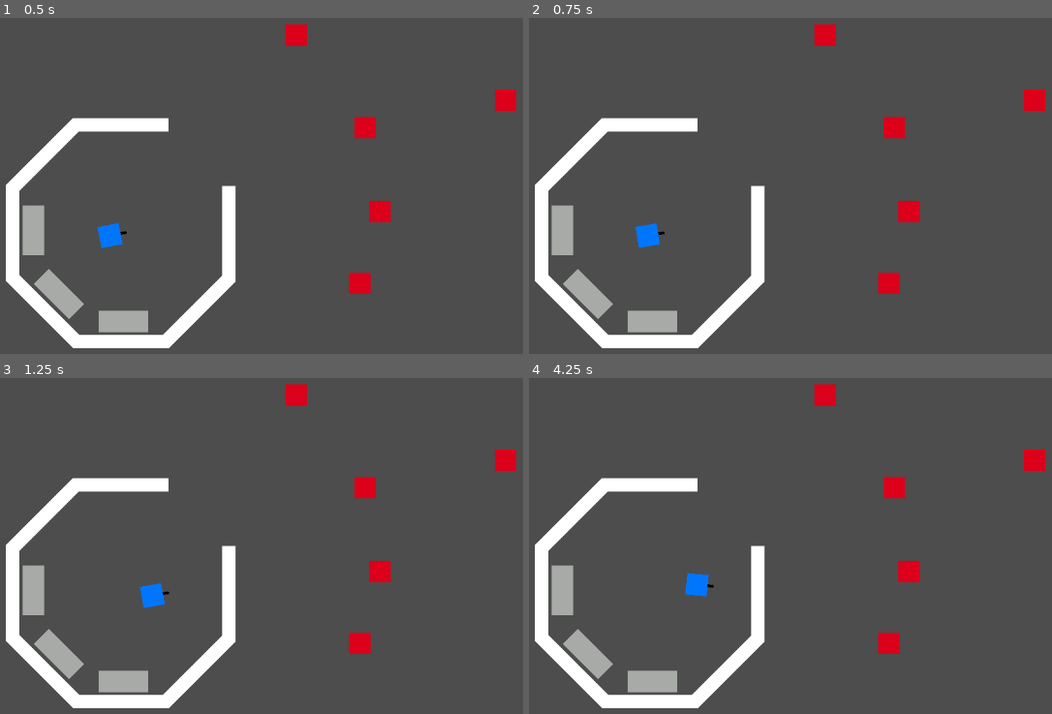
Above: before the commit, frames 1-4 (two rows, left to right).
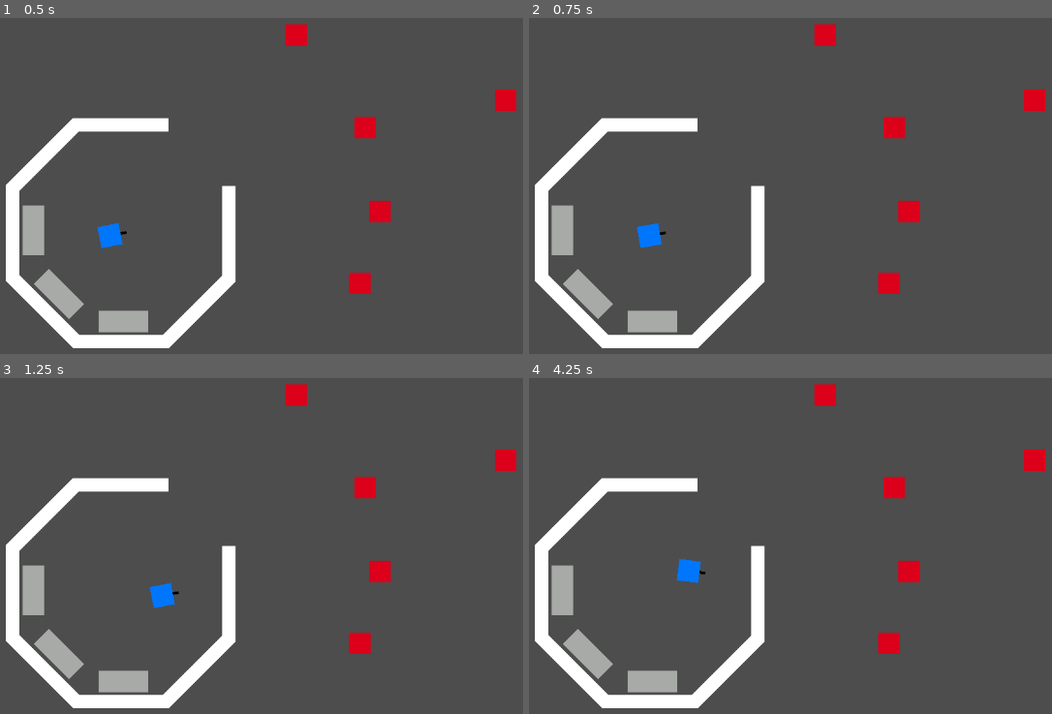
Above: after the commit, the same moments.

Repository: rledford/drone-commander-2025
Game: Godot game, scene res://main.tscn
Two runs of this game, one before a commit and one after it. Both use one fixed random seed, a clock stepped at 60 frames per second and the inputs below.
Inputs (mouse positions are in pixels of both pictures, inside the frame that each line leads up to):
- Up to frame 1 (0.5 s): no input
- Up to frame 2 (0.75 s): tap Enter at 0.5 s; move the mouse to (1015, 172) at 0.52 s; hold D (move_right) from 0.53 s (still down); tap E (interact) at 0.6 s
- Up to frame 3 (1.25 s): keep holding D (move_right)
- Up to frame 4 (4.25 s): move the mouse to (691, 576) at 1.27 s; release D (move_right) at 1.28 s; hold S (move_down) 1.28-2.03 s; click (691, 576) at 1.35 s; move the mouse to (921, 458) at 2.02 s; hold D (move_right) 2.03-2.78 s; tap E (interact) at 2.1, 3.6 s; move the mouse to (806, 640) at 2.77 s; hold W (move_up) 2.78-3.53 s; click (806, 640) at 2.85 s; move the mouse to (outside the picture) at 3.52 s; hold A (move_left) from 3.53 s (still down)

Frame 1 is identical in both runs. In frame 2, less than 0.1% of the frame differs, in the area x 20-27%, y 61-69%; in frame 3, 0.3%; in frame 4, 0.5%, in the area x 28-36%, y 53-66%.

Commit message:
feat: Add composition components
- Add velocity, movement, proximity and patrol components
- Use new components for gather drone and player

Diff:
--- a/actors/drone/gather_drone/gather_drone.gd
+++ b/actors/drone/gather_drone/gather_drone.gd
@@ -1,90 +1,89 @@
 extends Drone
 
+const IDLE_STATE = &"idle"
+const PATROL_STATE = &"patrol"
+const GATHER_STATE = &"gather"
+const DROPOFF_STATE = &"dropoff"
+
 @export var scrap_state: ScrapState
+@export var max_scrap: int = 3
+
 @onready var dropzone: Area2D = $Dropzone
-
-@export var max_scrap: int = 3
+@onready var velocity_component: VelocityComponent = $VelocityComponent
+@onready var movement_component: MovementComponent = $MovementComponent
+@onready var patrol_component: PatrolComponent = $PatrolComponent
+@onready var proximity_component: ProximityComponent = $ProximityComponent
 
 var total_scrap: int = 0
 var pickup_target: Node
 var dropoff_target: Node
-
+var state_machine: CallableStateMachine
 
 
 func _ready() -> void:
 	EventBus.scrap_pickup_requested.connect(_on_scrap_pickup_requested)
 	dropzone.body_entered.connect(_on_dropzone_body_entered)
 
+	state_machine = CallableStateMachine.new()
+	state_machine.add_state(IDLE_STATE, Callable(), _update_idle, Callable())
+	state_machine.add_state(PATROL_STATE, _on_enter_patrol, _update_patrol, Callable())
+	state_machine.add_state(GATHER_STATE, Callable(), _update_gather, Callable())
+	state_machine.add_state(DROPOFF_STATE, _on_enter_dropoff, _update_dropoff, Callable())
+	state_machine.change_state(IDLE_STATE)
+
 
 func _physics_process(delta: float) -> void:
-	match state:
-		State.IDLE:
-			_update_idle(delta)
-		State.PATROL:
-			_update_patrol(delta)
-		State.GATHER:
-			_update_gather(delta)
-		State.DROPOFF:
-			_update_dropoff(delta)
+	state_machine.update(delta)
+	velocity_component.move(self)
 
-	move_and_slide()
 
-func set_state(new_state: State) -> void:
-	super.set_state(new_state)
+func _on_enter_dropoff() -> void:
+	dropoff_target = proximity_component.acquire_closest_target(PLAYER, INF)
 
-	if new_state == State.DROPOFF:
-		dropoff_target = acquire_target_in_range(PLAYER)
-	elif new_state == State.PATROL:
-		plan_patrol_destination()
+
+func _on_enter_patrol() -> void:
+	patrol_component.target_node = commander
 
 
 func _scan_for_pickups() -> void:
-	pickup_target = scan_for_target(SCRAP)
+	pickup_target = proximity_component.scan_for_target(SCRAP)
 
 
-func _update_idle(delta: float) -> void:
-	drift(delta)
+func _update_idle(_delta: float) -> void:
+	movement_component.drift()
 
 	if has_pickup_capacity():
 		_scan_for_pickups()
 		if is_valid_target(pickup_target):
-			set_state(State.GATHER)
-			return
+			return state_machine.change_state(GATHER_STATE)
 
 	if can_drop_off():
-		set_state(State.DROPOFF)
-		return
+		return state_machine.change_state(DROPOFF_STATE)
 
-	if velocity.is_zero_approx():
-		set_state(State.PATROL)
-		return
+	if is_valid_target(commander):
+		return state_machine.change_state(PATROL_STATE)
 
 
 func _update_patrol(delta: float) -> void:
 	if not is_valid_target(commander):
-		set_state(State.IDLE)
+		return state_machine.change_state(IDLE_STATE)
 
-	move_toward_target_position(patrol_destination, delta)
+	patrol_component.update(delta)
 
 	if has_pickup_capacity():
 		_scan_for_pickups()
 		if is_valid_target(pickup_target):
-			set_state(State.GATHER)
-			return
-
-	if has_arrived_at_position(patrol_destination):
-		set_state(State.IDLE)
-		return
+			return state_machine.change_state(GATHER_STATE)
 
 
-func _update_gather(delta: float) -> void:
+func _update_gather(_delta: float) -> void:
 	if not is_valid_target(pickup_target):
-		set_state(State.IDLE)
+		return state_machine.change_state(IDLE_STATE)
 
-	move_toward_target_node(pickup_target, delta)
+	movement_component.move_toward_node(pickup_target)
 
 	if must_drop_off():
-		set_state(State.DROPOFF)
+		return state_machine.change_state(DROPOFF_STATE)
 
 
 func has_pickup_capacity() -> bool:
@@ -99,11 +98,11 @@
 	return total_scrap >= max_scrap
 
 
-func _update_dropoff(delta: float) -> void:
+func _update_dropoff(_delta: float) -> void:
 	if not is_valid_target(dropoff_target):
-		set_state(State.IDLE)
+		return state_machine.change_state(IDLE_STATE)
 
-	move_toward_target_node(dropoff_target, delta)
+	movement_component.move_toward_node(dropoff_target)
 
 
 func _on_scrap_pickup_requested(by: Node, scrap: Node, amount: int) -> void:
@@ -115,7 +114,7 @@
 	EventBus.scrap_gathered.emit(self, scrap)
 
 	if total_scrap == max_scrap:
-		set_state(State.DROPOFF)
+		return state_machine.change_state(DROPOFF_STATE)
 
 
 func _on_dropzone_body_entered(_by: Node) -> void:
@@ -125,7 +124,7 @@
 
 	total_scrap = 0
 
-	set_state(State.IDLE)
+	return state_machine.change_state(IDLE_STATE)
 
 
 func _draw():
--- a/actors/drone/gather_drone/gather_drone.tscn
+++ b/actors/drone/gather_drone/gather_drone.tscn
@@ -1,7 +1,11 @@
-[gd_scene load_steps=6 format=3 uid="uid://bpj6awi0qwf6r"]
+[gd_scene load_steps=10 format=3 uid="uid://bpj6awi0qwf6r"]
 
 [ext_resource type="Script" uid="uid://qyu62i8kggm1" path="res://actors/drone/gather_drone/gather_drone.gd" id="1_36357"]
 [ext_resource type="Resource" uid="uid://bhnhdmk16lewp" path="res://data/states/scrap/scrap_state.tres" id="2_elyho"]
+[ext_resource type="PackedScene" uid="uid://crv7f3ctrbfa7" path="res://components/velocity_component/velocity_component.tscn" id="3_b18dc"]
+[ext_resource type="PackedScene" uid="uid://cqqu606te0jf7" path="res://components/movement_component/movement_component.tscn" id="4_vgjgf"]
+[ext_resource type="PackedScene" uid="uid://ddj37b6whg8xy" path="res://components/patrol_component/patrol_component.tscn" id="5_hspnx"]
+[ext_resource type="PackedScene" uid="uid://xnxhas5y014y" path="res://components/proximity_component/proximity_component.tscn" id="6_vgjgf"]
 
 [sub_resource type="CanvasTexture" id="CanvasTexture_36357"]
 
@@ -31,3 +35,17 @@
 
 [node name="CollisionShape2D" type="CollisionShape2D" parent="."]
 shape = SubResource("CircleShape2D_elyho")
+
+[node name="VelocityComponent" parent="." instance=ExtResource("3_b18dc")]
+max_speed = 192.0
+acceleration_coefficient = 2.5
+
+[node name="MovementComponent" parent="." node_paths=PackedStringArray("velocity_component") instance=ExtResource("4_vgjgf")]
+velocity_component = NodePath("../VelocityComponent")
+
+[node name="PatrolComponent" parent="." node_paths=PackedStringArray("movement_component") instance=ExtResource("5_hspnx")]
+movement_component = NodePath("../MovementComponent")
+
+[node name="ProximityComponent" parent="." instance=ExtResource("6_vgjgf")]
+scan_range = 256.0
+scan_frequency_limit = 0.5
--- a/actors/player/player.gd
+++ b/actors/player/player.gd
@@ -3,17 +3,14 @@
 @export var scrap_state: ScrapState
 @export var arsenal: ArsenalState
 
-@export var max_hp: int = 100
-@export var max_speed: float = 100.0
-@export var accel: float = 640.0
-@export var decel: float = 320.0
 @export var fire_rate: float = 0.5
 @export var bullet_speed: float = 600.0
 @export var bullet_damage: int = 25
 
-@onready var hp: int = max_hp
+var _last_fire_time = -INF
 
-var _last_fire_time = -INF
+@onready var velocity_component: VelocityComponent = $VelocityComponent
+@onready var health_component: HealthComponent = $HealthComponent
 
 
 func _ready() -> void:
@@ -21,12 +18,12 @@
 	EventBus.scrap_pickup_requested.connect(_on_scrap_pickup_requested)
 	EventBus.unit_healed.connect(_on_unit_healed)
 
-	hp = 1
+	health_component.depleted.connect(_on_health_depleted)
+
 
 
 func _process(_delta: float) -> void:
-	if hp <= 0:
-		EventBus.player_dead.emit()
+	if health_component.is_depleted():
 		return
 
 	if Input.is_action_pressed("shoot"):
@@ -45,29 +42,20 @@
 	EventBus.bullet_fired.emit(Vector2(position), dir, bullet_speed, bullet_damage)
 
 
-func _physics_process(delta: float) -> void:
+func _physics_process(_delta: float) -> void:
 	var input_dir = Vector2(
 		Input.get_axis("move_left", "move_right"),
 		Input.get_axis("move_up", "move_down")
 	).normalized()
 
-	velocity.x = move_toward(
-		velocity.x, input_dir.x * max_speed,
-		delta * (accel if input_dir.x != 0 else decel)
+	_aim()
+	velocity_component.accelerate_to_velocity(
+		velocity_component.get_max_velocity(input_dir)
 	)
-
-	velocity.y = move_toward(
-		velocity.y, input_dir.y * max_speed,
-		delta * (accel if input_dir.y != 0 else decel)
-	)
-
-	_aim()
-
-	move_and_slide()
+	velocity_component.move(self)
 
 
 func _aim() -> void:
-	# self.rotation = self.global_position.angle_to(get_global_mouse_position())
 	look_at(get_global_mouse_position())
 
 
@@ -78,10 +66,11 @@
 	scrap_state.collect(amount)
 
 
+func _on_health_depleted() -> void:
+	pass
+
+
 func _on_unit_healed(_by: Node, target: Node, amount: int) -> void:
-	if target != self or hp >= max_hp: return
+	if target != self: return
 
-	var old_hp = hp
-	hp = clamp(hp + amount, 0, max_hp)
-
-	print('player hp %s healed for %s resulting in new hp %s' % [old_hp, amount, hp])
+	health_component.heal(amount)
--- a/actors/player/player.tscn
+++ b/actors/player/player.tscn
@@ -1,8 +1,10 @@
-[gd_scene load_steps=5 format=3 uid="uid://by0qoac7eocyx"]
+[gd_scene load_steps=7 format=3 uid="uid://by0qoac7eocyx"]
 
 [ext_resource type="Script" uid="uid://cc1coey7jtu50" path="res://actors/player/player.gd" id="1_nvxhs"]
 [ext_resource type="Resource" uid="uid://bhnhdmk16lewp" path="res://data/states/scrap/scrap_state.tres" id="2_ilk7j"]
 [ext_resource type="Resource" uid="uid://bkwdw180yu4ss" path="res://data/states/arsenal/player_arsenal_state.tres" id="3_ax26v"]
+[ext_resource type="PackedScene" uid="uid://crv7f3ctrbfa7" path="res://components/velocity_component/velocity_component.tscn" id="4_6p1w3"]
+[ext_resource type="PackedScene" uid="uid://dav5ods4xy6wt" path="res://components/health_component/health_component.tscn" id="5_15y17"]
 
 [sub_resource type="CircleShape2D" id="CircleShape2D_6uhly"]
 radius = 15.0333
@@ -12,6 +14,11 @@
 script = ExtResource("1_nvxhs")
 scrap_state = ExtResource("2_ilk7j")
 arsenal = ExtResource("3_ax26v")
+
+[node name="VelocityComponent" parent="." instance=ExtResource("4_6p1w3")]
+max_speed = 128.0
+
+[node name="HealthComponent" parent="." instance=ExtResource("5_15y17")]
 
 [node name="CollisionShape2D" type="CollisionShape2D" parent="."]
 shape = SubResource("CircleShape2D_6uhly")
--- a/components/health_component/health_component.gd
+++ b/components/health_component/health_component.gd
@@ -1,39 +1,44 @@
 extends Node
 class_name HealthComponent
 
-@export var health: int = 1
-@export var max_health: int = 1
+@export var max_hp: int = 1
 
-signal health_changed(new_health: int, old_health: int)
-signal max_health_changed(new_max_health: int, old_max_health: int)
-signal health_depleted
+var hp: int = 0
+
+signal changed(new_hp: int, old_hp: int)
+signal max_changed(new_max_hp: int, old_max_hp: int)
+signal depleted
 
 func _ready() -> void:
-	health = max_health
+	hp = max_hp
+
+
+func is_depleted() -> bool:
+	return hp <= 0
 
 
 func take_damage(amount: int) -> void:
 	if amount < 0: return
 
-	var old_health = health
-	health = clamp(health - amount, 0, max_health)
-	health_changed.emit(health, old_health)
+	var old_hp = hp
+	hp = clamp(hp - amount, 0, max_hp)
+	changed.emit(hp, old_hp)
 
-	if health == 0:
-		health_depleted.emit()
+	if hp == 0:
+		depleted.emit()
 
 
 func heal(amount: int) -> void:
-	if amount < 0: return
+	if amount <= 0 or hp >= max_hp: return
 
-	var old_health = health
-	health = clamp(health + amount, 0, max_health)
-	health_changed.emit(health, old_health)
+	var old_hp = hp
+	hp = clamp(hp + amount, 0, max_hp)
+	changed.emit(hp, old_hp)
 
 
-func set_max_health(new_max: int) -> void:
+func set_max(new_max: int) -> void:
 	if new_max < 1: return
 
-	var old_max_health = health
-	max_health = new_max
-	max_health_changed.emit(max_health, old_max_health)
+	var old_max_hp = hp
+	max_hp = new_max
+	max_changed.emit(max_hp, old_max_hp)
--- /dev/null
+++ b/components/movement_component/movement_component.gd
@@ -0,0 +1,70 @@
+extends Node
+class_name MovementComponent
+
+@export var stop_threshold: float = 0.5
+@export var velocity_component: VelocityComponent
+
+
+func drift() -> void:
+	velocity_component.decelerate()
+
+
+func move_toward_node(to: Node) -> void:
+	move_toward_position(to.global_position)
+
+
+func move_toward_position(to: Vector2) -> void:
+	var dir = get_parent().global_position.direction_to(to)
+
+	velocity_component.accelerate_to_velocity(
+		velocity_component.get_max_velocity(dir)
+	)
+
+
+func keep_distance_node(to: Node, desired_distance: float, tolerance: float) -> void:
+	var global_position: Vector2 = get_parent().global_position
+	var dist = to.distance_to(global_position)
+	# var direction_to_move = Vector2.ZERO
+	var distance_error: float = 0.0
+
+	if dist < desired_distance - tolerance:
+		# move away
+		# direction_to_move = to.global_position.direction_to(global_position)
+		distance_error = desired_distance - tolerance - dist
+	elif dist > desired_distance + tolerance:
+		# move toward
+		# direction_to_move = global_position.direction_to(to.global_position)
+		distance_error = dist - (desired_distance + tolerance)
+	else:
+		drift()
+
+	# var speed = clamp(distance_error, 0, velocity_component.max_speed)
+	# var pos = Vector2(global_position + (direction_to_move * speed))
+
+	move_toward_position(to.global_position)
+
+
+func keep_range_node(to: Node, desired_range: float, _delta: float) -> void:
+	var global_position = get_parent().global_position
+	var dist_squared = global_position.distance_squared_to(to.global_position)
+	if dist_squared < pow(desired_range, 2):
+		return
+
+	var direction_to_move = global_position.direction_to(to.global_position)
+	var distance_error = sqrt(dist_squared) - desired_range
+	var speed = clamp(distance_error, 0, velocity_component.max_speed)
+	var pos = Vector2(global_position + (direction_to_move * speed))
+
+	move_toward_position(pos)
+
+
+func has_arrived_at_node(to: Node, arrive_distance: float) -> bool:
+	return has_arrived_at_position(get_parent().global_position, to.global_position, arrive_distance)
+
+
+func has_arrived_at_position(from_pos: Vector2, to_pos: Vector2, arrive_distance: float) -> bool:
+	return from_pos.distance_squared_to(to_pos) <= pow(arrive_distance, 2)
+
+
+func is_stopped() -> bool:
+	return velocity_component.velocity.length_squared() < pow(stop_threshold, 2)
--- /dev/null
+++ b/components/movement_component/movement_component.tscn
@@ -0,0 +1,6 @@
+[gd_scene load_steps=2 format=3 uid="uid://cqqu606te0jf7"]
+
+[ext_resource type="Script" uid="uid://7jyukcq56inb" path="res://components/movement_component/movement_component.gd" id="1_fi1h0"]
+
+[node name="MovementComponent" type="Node"]
+script = ExtResource("1_fi1h0")
--- /dev/null
+++ b/components/patrol_component/patrol_component.gd
@@ -0,0 +1,70 @@
+extends Node
+class_name PatrolComponent
+
+
+const RUN_STATE = &"run"
+const IDLE_STATE = &"idle"
+
+@export var movement_component: MovementComponent
+@export var patrol_radius: float = 192.0
+@export var arrive_distance: float = 5.0
+
+var target_node: Node
+var destination: Vector2 = Vector2.INF
+var state_machine: CallableStateMachine
+
+func _ready() -> void:
+	state_machine = CallableStateMachine.new()
+	state_machine.add_state(RUN_STATE, _on_enter_run, _on_update_run, Callable())
+	state_machine.add_state(IDLE_STATE, Callable(), _on_update_idle, Callable())
+	state_machine.change_state(IDLE_STATE)
+
+
+func _on_enter_run() -> void:
+	_plan_destionation()
+
+
+func _on_update_run(_delta: float) -> void:
+	if movement_component.has_arrived_at_position(
+		get_parent().global_position,
+		destination,
+		arrive_distance
+	):
+		return state_machine.change_state(IDLE_STATE)
+
+	movement_component.move_toward_position(destination)
+
+
+func _on_update_idle(_delta: float) -> void:
+	movement_component.drift()
+	if movement_component.is_stopped() and is_instance_valid(target_node):
+		return state_machine.change_state(RUN_STATE)
+
+
+func reset() -> void:
+	target_node = null
+	destination = Vector2.INF
+
+
+func update(delta: float) -> void:
+	state_machine.update(delta)
+
+
+func _get_configuration_warnings() -> PackedStringArray:
+	var warnings = PackedStringArray()
+	var parent_node = get_parent()
+
+	if not parent_node:
+		warnings.append("This node requires a parent")
+	elif not parent_node.is_class("Node2D"):
+		warnings.append("This node must be the child 'Node2D' node")
+
+	return warnings
+
+func _plan_destionation() -> void:
+	var random_dir = Vector2.RIGHT.rotated(randf() * TAU)
+	var random_dist = randf_range(patrol_radius * 0.5, patrol_radius)
+
+	destination = (
+		Vector2(target_node.global_position) + random_dir * random_dist
+	)
--- /dev/null
+++ b/components/patrol_component/patrol_component.tscn
@@ -0,0 +1,6 @@
+[gd_scene load_steps=2 format=3 uid="uid://ddj37b6whg8xy"]
+
+[ext_resource type="Script" uid="uid://kqok77xcofep" path="res://components/patrol_component/patrol_component.gd" id="1_u8x6l"]
+
+[node name="PatrolComponent" type="Node"]
+script = ExtResource("1_u8x6l")
--- /dev/null
+++ b/components/proximity_component/proximity_component.gd
@@ -0,0 +1,72 @@
+extends Node
+class_name ProximityComponent
+
+@export var scan_range: float = 1.0
+@export var scan_frequency_limit: float = 0.0
+
+var _scan_times = {}
+
+func is_in_range(node: Node, max_distance: float) -> bool:
+	var pos: Vector2 = get_parent().global_position
+	return pos.distance_squared_to(node.global_position) < pow(max_distance, 2)
+
+
+func get_targets_in_range_sorted(group: StringName, max_distance: float) -> Array:
+	if get_tree().get_node_count_in_group(group) == 0:
+		return []
+
+	var range_target_map = {}
+	var pos: Vector2 = get_parent().global_position
+	var scan_range2 = pow(max_distance, 2) if max_distance != INF else max_distance
+
+	for node in get_tree().get_nodes_in_group(group):
+		if node == self:
+			continue
+
+		var dist2 = node.global_position.distance_squared_to(pos)
+		if dist2 < scan_range2:
+			range_target_map[dist2] = node
+
+	var range_target_keys = range_target_map.keys()
+	range_target_keys.sort()
+
+	return range_target_keys.map(func(k) -> Node:
+		return range_target_map[k]
+	)
+
+
+func acquire_closest_target(group: StringName, max_distance: float) -> Node:
+	var nodes = get_targets_in_range_sorted(group, max_distance)
+
+	if len(nodes) == 0:
+		return null
+
+	return nodes[0]
+
+
+func acquired_farthest_target(group: StringName, max_distance: float) -> Node:
+	var nodes = get_targets_in_range_sorted(group, max_distance)
+
+	if len(nodes) == 0:
+		return null
+
+	return nodes[len(nodes) - 1]
+
+
+func acquire_random_target(group: StringName, max_distance: float) -> Node:
+	var nodes = get_targets_in_range_sorted(group, max_distance)
+
+	if len(nodes) == 0:
+		return null
+
+	return nodes.pick_random()
+
+
+func scan_for_target(group: StringName) -> Node:
+	var last_scan_time = _scan_times.get(group, 0)
+	if Time.get_ticks_msec() - last_scan_time < scan_frequency_limit * 1000.0:
+		return
+
+	_scan_times.set(group, Time.get_ticks_msec())
+
+	return acquire_random_target(group, scan_range)
--- /dev/null
+++ b/components/proximity_component/proximity_component.tscn
@@ -0,0 +1,6 @@
+[gd_scene load_steps=2 format=3 uid="uid://xnxhas5y014y"]
+
+[ext_resource type="Script" uid="uid://djmgjcwkbn2jv" path="res://components/proximity_component/proximity_component.gd" id="1_bjxcl"]
+
+[node name="ProximityComponent" type="Node"]
+script = ExtResource("1_bjxcl")
--- /dev/null
+++ b/components/velocity_component/velocity_component.gd
@@ -0,0 +1,26 @@
+extends Node
+class_name VelocityComponent
+
+@export var max_speed: float = 100.0
+@export var acceleration_coefficient: float = 10.0
+
+var velocity: Vector2 = Vector2.ZERO
+
+
+func move(char_body: CharacterBody2D) -> void:
+	char_body.velocity = velocity
+	char_body.move_and_slide()
+
+
+func decelerate() -> void:
+	accelerate_to_velocity(Vector2.ZERO)
+
+
+func accelerate_to_velocity(target_velocity: Vector2) -> void:
+	velocity = velocity.lerp(target_velocity, 1.0 - exp(
+			-acceleration_coefficient * get_process_delta_time()
+		)
+	)
+
+func get_max_velocity(direction: Vector2) -> Vector2:
+	return direction * max_speed
--- /dev/null
+++ b/components/velocity_component/velocity_component.tscn
@@ -0,0 +1,6 @@
+[gd_scene load_steps=2 format=3 uid="uid://crv7f3ctrbfa7"]
+
+[ext_resource type="Script" uid="uid://o5bpbgn1jxbe" path="res://components/velocity_component/velocity_component.gd" id="1_s8qal"]
+
+[node name="VelocityComponent" type="Node"]
+script = ExtResource("1_s8qal")
--- a/data/states/arsenal/arsenal_state.tres
+++ /dev/null
@@ -1,10 +0,0 @@
-[gd_resource type="Resource" script_class="ArsenalState" load_steps=2 format=3 uid="uid://dj34qo2mquhp5"]
-
-[ext_resource type="Script" uid="uid://bung43ih6fadc" path="res://data/states/arsenal/arsenal_state.gd" id="1_m1vu7"]
-
-[resource]
-script = ExtResource("1_m1vu7")
-gather_capacity = 3
-max_damage = 3
-max_support = 3
-metadata/_custom_type_script = "uid://bung43ih6fadc"
--- a/data/states/scrap/scrap_state.gd
+++ b/data/states/scrap/scrap_state.gd
@@ -4,7 +4,7 @@
 signal collected(amount: int)
 signal scrap_updated(from: int, to: int)
 
-var scrap: int = 10:
+var scrap: int = 100:
 	set = _set_scrap
 
 
--- a/globals/enums.gd
+++ b/globals/enums.gd
@@ -1,4 +1,7 @@
 extends Node
+
+const DRONE_STATE_IDLE: StringName = &"idle"
+const DRONE_STATE_PATROL: StringName = &"parol"
 
 enum DroneType {
 	NONE,
--- /dev/null
+++ b/lib/state_machine/callable_state_machine.gd
@@ -0,0 +1,38 @@
+extends RefCounted
+class_name CallableStateMachine
+
+var _states = {}
+var _current_state: Dictionary
+
+func add_state(
+	key: StringName,
+	on_enter: Callable,
+	on_update: Callable,
+	on_exit: Callable):
+	_states.set(
+		key,
+		{
+			"on_enter": on_enter,
+			"on_update": on_update,
+			"on_exit": on_exit
+		}
+	)
+
+
+func change_state(to: StringName) -> void:
+	assert(_states.has(to), "State [ %s ] not registered" % to)
+	# print("changing state to %s " % to)
+
+	if _current_state and _current_state.on_exit:
+		_current_state.on_exit.call()
+
+	_current_state = _states.get(to)
+
+	if _current_state.on_enter:
+		_current_state.on_enter.call()
+
+
+func update(delta: float) -> void:
+	if not _current_state: return
+
+	_current_state.on_update.call(delta)
--- a/main.tscn
+++ b/main.tscn
@@ -9,6 +9,7 @@
 [ext_resource type="PackedScene" uid="uid://bcapq0a0qq6o6" path="res://actors/station/station.tscn" id="7_272bh"]
 [ext_resource type="PackedScene" uid="uid://bkxnvn4076qs1" path="res://actors/drone/damage_drone/damage_drone.tscn" id="9_kek77"]
 [ext_resource type="PackedScene" uid="uid://fd6soodr1wlb" path="res://actors/drone/support_drone/support_drone.tscn" id="10_4c57u"]
+[ext_resource type="PackedScene" uid="uid://birmo0ki7trx5" path="res://actors/drone/comp_drone/comp_drone.tscn" id="10_efxa6"]
 
 [node name="Main" type="Node2D"]
 
@@ -77,4 +78,7 @@
 
 [node name="Drones" type="Node" parent="World"]
 
+[node name="CompDrone" parent="World/Drones" instance=ExtResource("10_efxa6")]
+position = Vector2(414, 120)
+
 [node name="UI" type="CanvasLayer" parent="."]
Not shown, added: components/movement_component/movement_component.gd.uid
Not shown, added: components/patrol_component/patrol_component.gd.uid
Not shown, added: components/proximity_component/proximity_component.gd.uid
Not shown, added: components/velocity_component/velocity_component.gd.uid
Renamed: generics/pool.gd -> lib/pool.gd
Renamed: generics/pool.gd.uid -> lib/pool.gd.uid
Not shown, added: lib/state_machine/callable_state_machine.gd.uid
Not shown: 1 places in main.tscn that only renumber resources
